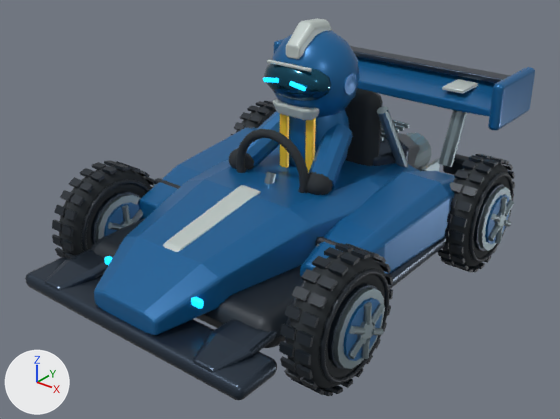
The glTF model ui/public/room-games/kart-azure.glb: old version first, new version second.
One viewpoint serves both versions: a 50 mm lens placed at (2.31, -3.03, 2.2), pointed at (0.02, -0.16, 0.42). Arrows for +X, +Y and +Z are at lower left; the lights stay in place. The first picture is the older version. Where no turn or scale is listed for an object, it has been applied to the vertices.

Names of what the first picture shows: 'DriverHead_Surface', 'Driver_Surface', 'Kart_Surface', 'WheelFL_Surface', 'WheelFR_Surface', 'WheelRL_Surface', 'WheelRR_Surface'.
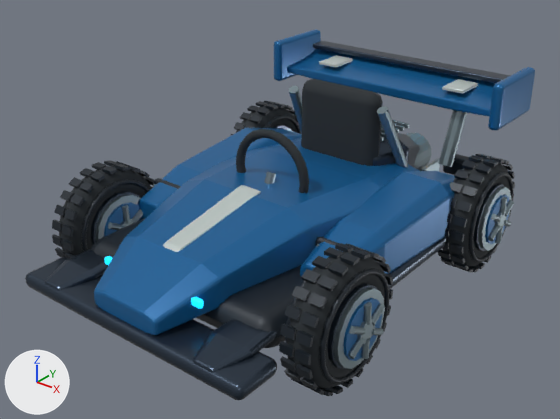
Boxes [x1, y1, x2, y2] around the edits, measured in the pictures (560 x 419 px):
'DriverHead_Surface', deleted
    before: [263, 18, 360, 120]
    faces in mat_azure (blue #16659e): [272, 30, 360, 117]
    faces in mat_glass (dark cyan #1e556c): [264, 62, 332, 101]
    faces in mat_ivory (light grey #c2cdca): [267, 18, 333, 120]
    faces in mat_cyanlight (cyan #10adda, glowing cyan #14cbff): [263, 77, 306, 91]
'Driver_Surface', deleted
    before: [229, 110, 353, 195]
    faces in mat_azure (blue #16659e): [236, 110, 353, 189]
    faces in mat_yellow (yellow #ffd43c): [280, 114, 316, 173]
    faces in mat_rubber (black #22292e): [229, 148, 333, 195]

The change, as a list of edits to the scene's bpy script:
```text
Remove ob_driver_surface:
    ob_driver_surface = bpy.data.objects.new('Driver_Surface', me_sphere)
    ob_driver_surface.location = (0.0, 0.15, 0.75)
Remove ob_driverhead_surface:
    ob_driverhead_surface = bpy.data.objects.new('DriverHead_Surface', me_sphere_001)
    ob_driverhead_surface.location = (0.0, 0.145, 1.075)
```
